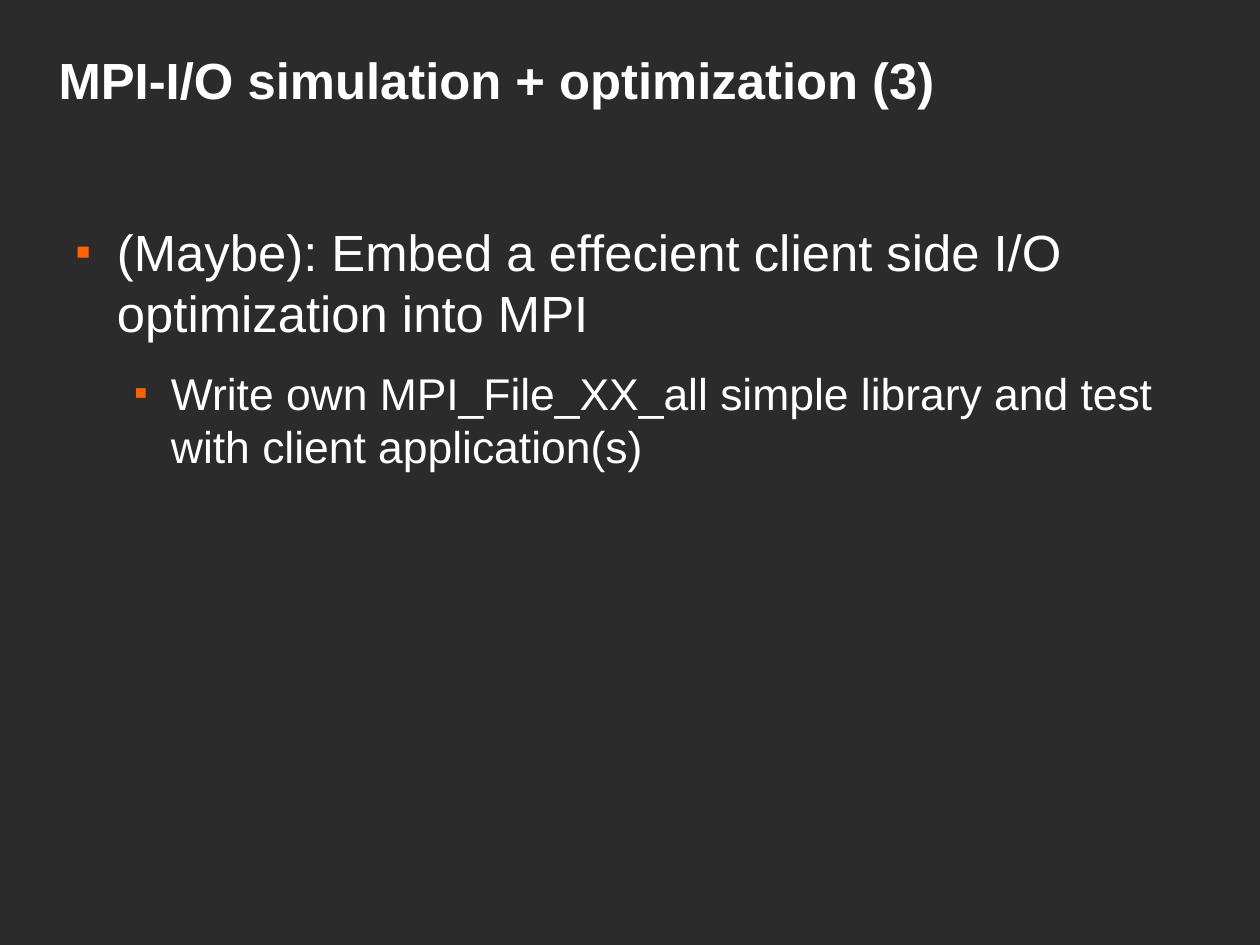
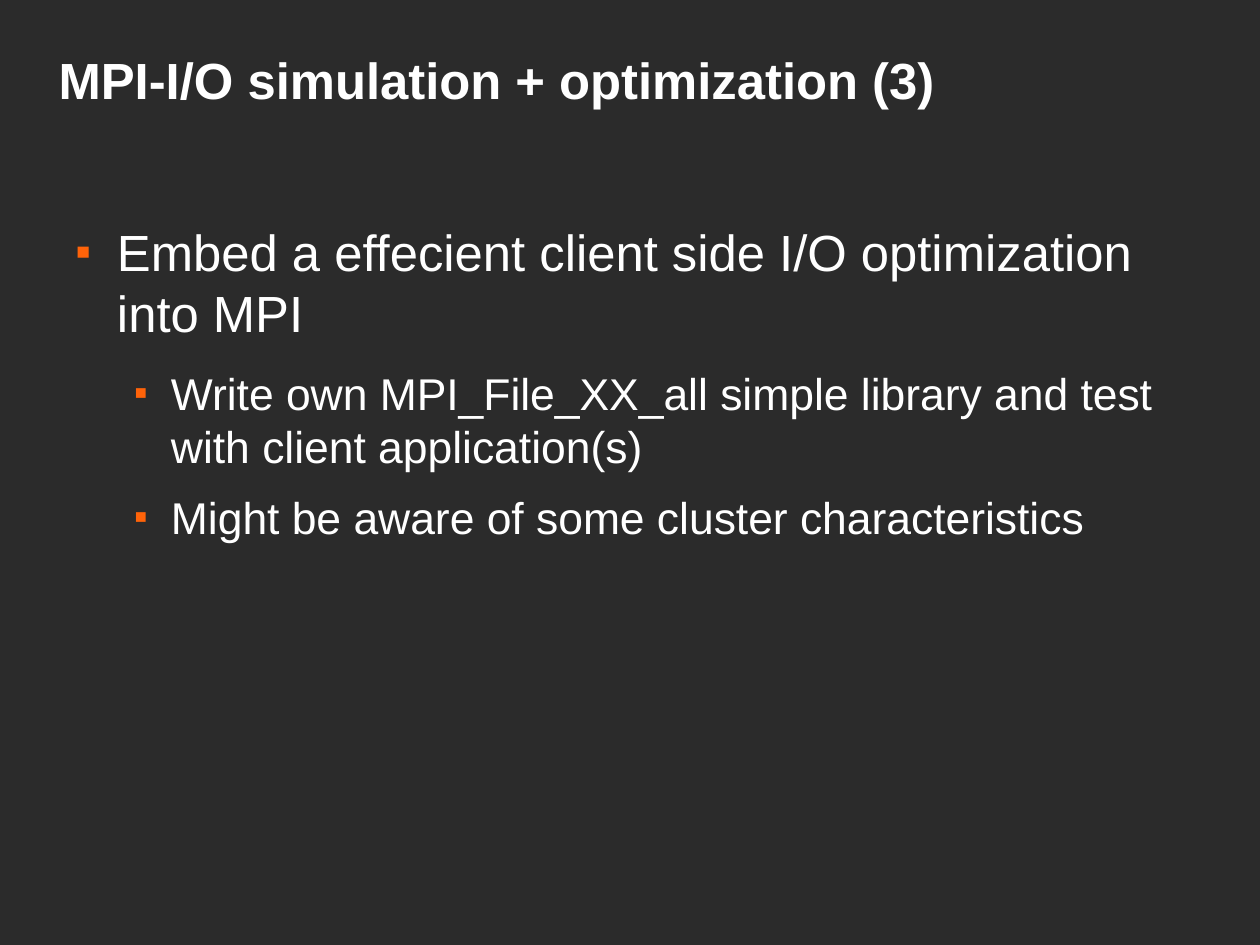
Before and after one commit to JulianKunkel/hdtrace-piosim, a slide deck: slide 45 of PIOsimHD-Doc/Presentations/OngoingWork-04-09/OngoingWork.odp (slide 41 before the commit). Drawn at 1260x945 pixels with LibreOffice and Linux fonts; fonts in the diff are those of the drawing; background and template pictures are left out; a plain dark background stands for a picture behind light text. Boxes give left, top, right and bottom in pixels: in the first picture for what was removed or moved away, otherwise in the second. Text is boxed around its words. In the diff, an @@ line names an element or a change of style, - is before the commit and + after.

```diff
--- a/PIOsimHD-Doc/Presentations/OngoingWork-04-09/OngoingWork.odp
+++ b/PIOsimHD-Doc/Presentations/OngoingWork-04-09/OngoingWork.odp
@@ text at (117,234,1132,333): text changed @@
-■ (Maybe): Embed a effecient client side I/O optimization into MPI
+■ Embed a effecient client side I/O optimization into MPI
@@ text at (171,501,1084,544): paragraph added @@
+  ■ Might be aware of some cluster characteristics
```
Also in this commit, not shown: 22 other slides changed, 9 slides added, 1 slide removed.
